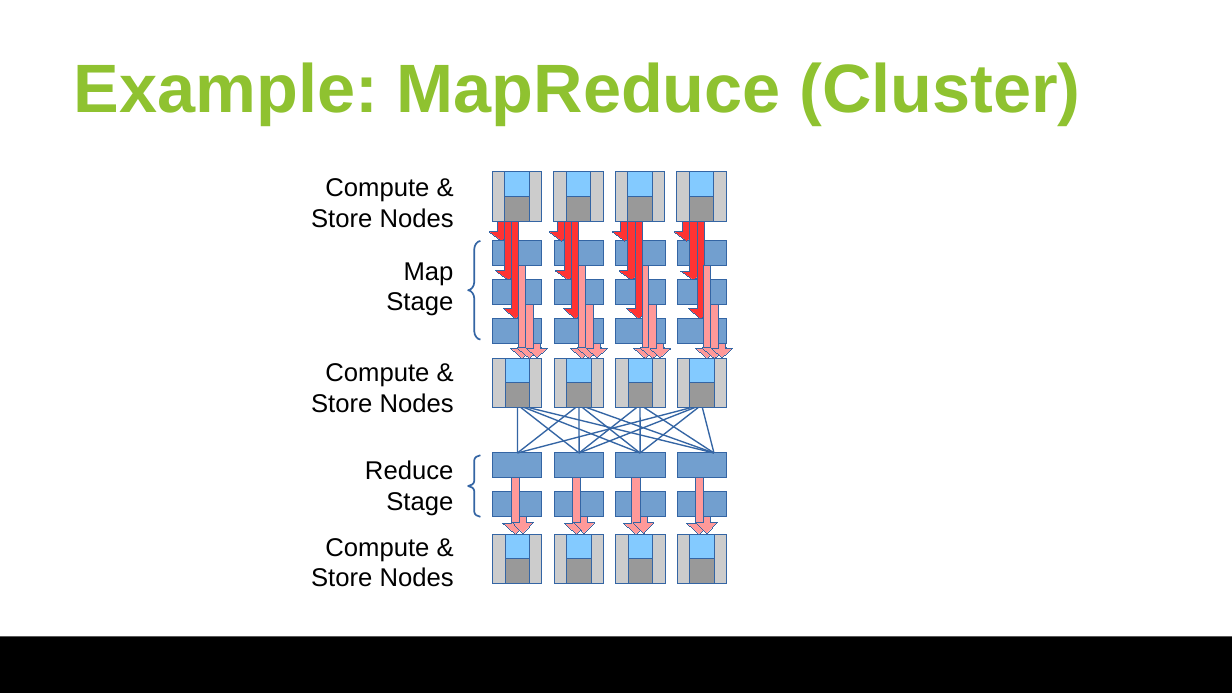
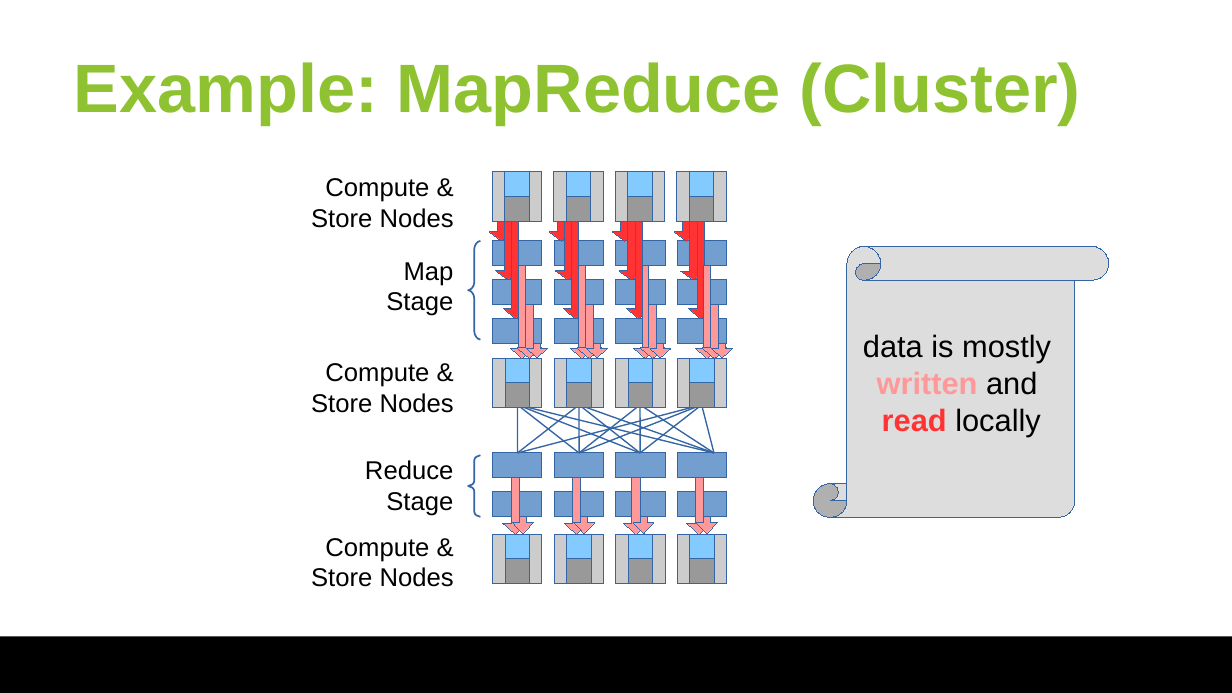
Before and after one commit to huangyibo/spark-summit-18, a slide deck: slide 4 of slides/spark-summit-18.odp. Drawn at 1232x693 pixels with LibreOffice and Linux fonts; fonts in the diff are those of the drawing; background and template pictures are left out. Boxes give left, top, right and bottom in pixels: in the first picture for what was removed or moved away, otherwise in the second. Text is boxed around its words. In the diff, an @@ line names an element or a change of style, - is before the commit and + after.

```diff
--- a/slides/spark-summit-18.odp
+++ b/slides/spark-summit-18.odp
@@ vertical scroll added at (x1=813, y1=246, x2=1109, y2=517), fill #DDDDDD, outline #3465A4 0 pt @@
@@ text added at (x1=863, y1=334, x2=1051, y2=436), 18 pt, text #000000 @@
+data is mostly
+written and
+read locally
```
Also in this commit, not shown: 1 other slide changed.
